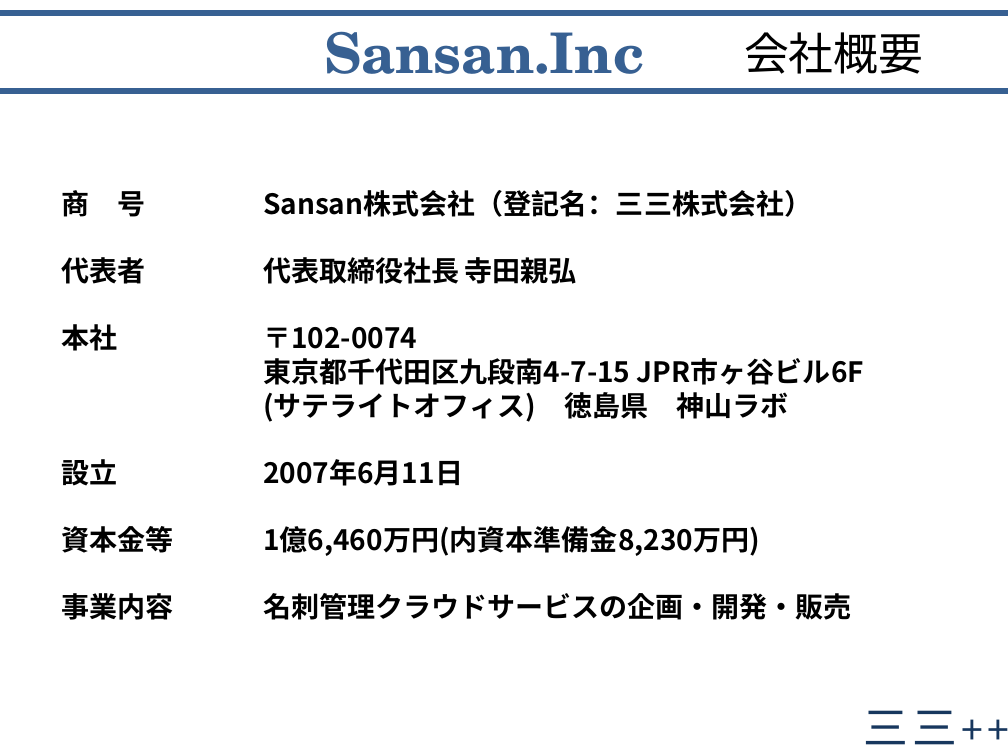
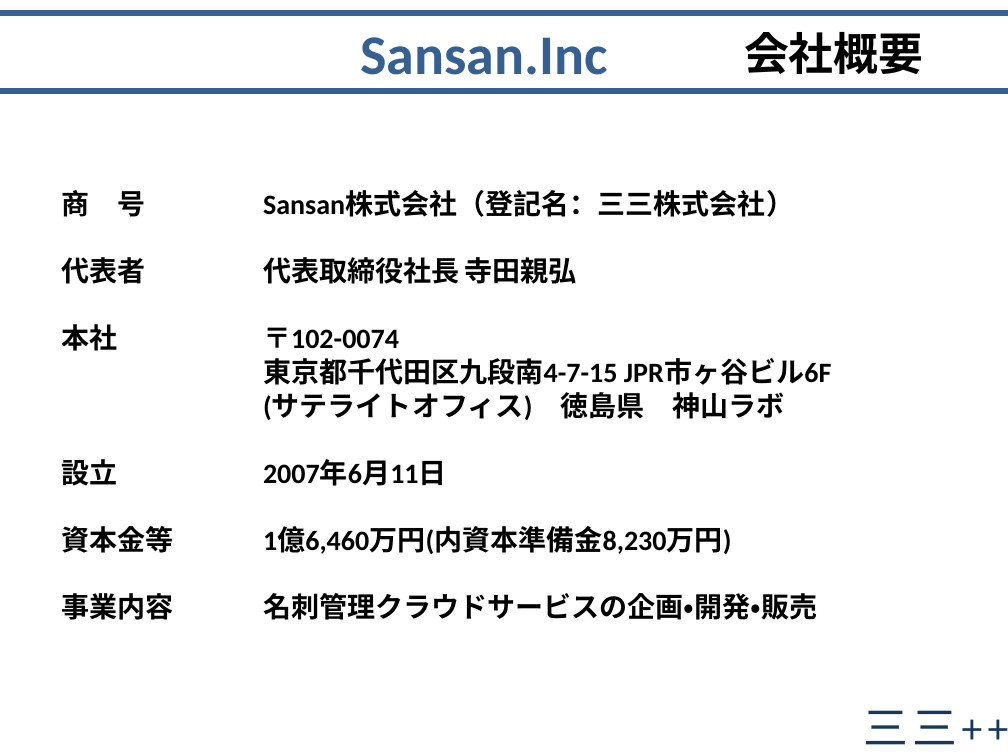
Before and after one commit to kirikiriyamama/topick, a slide deck: slide 2 of slide/sansan.pptx (slide 3 before the commit). Drawn at 1008x756 pixels with LibreOffice and Linux fonts; fonts in the diff are those of the drawing; background and template pictures are left out. Boxes give left, top, right and bottom in pixels: in the first picture for what was removed or moved away, otherwise in the second. Text is boxed around its words. In the diff, an @@ line names an element or a change of style, - is before the commit and + after.

```diff
--- a/slide/sansan.pptx
+++ b/slide/sansan.pptx
@@ rectangle "Sansan.Inc" at <box>0,13,1008,91</box>: font TeX Gyre Schola to Calibri; vertical alignment top to middle @@
@@ text "会社概要" at <box>744,32,923,74</box>: font Noto Sans CJK JP to Calibri, bold on @@
@@ text "商 号 Sansan株式会社（登記名：三三株式会社）" at <box>61,190,831,620</box>: font Noto Sans CJK JP to Calibri @@
```
Also in this commit, not shown: 5 other slides changed, 7 slides added, 1 slide removed, 2 other files.
